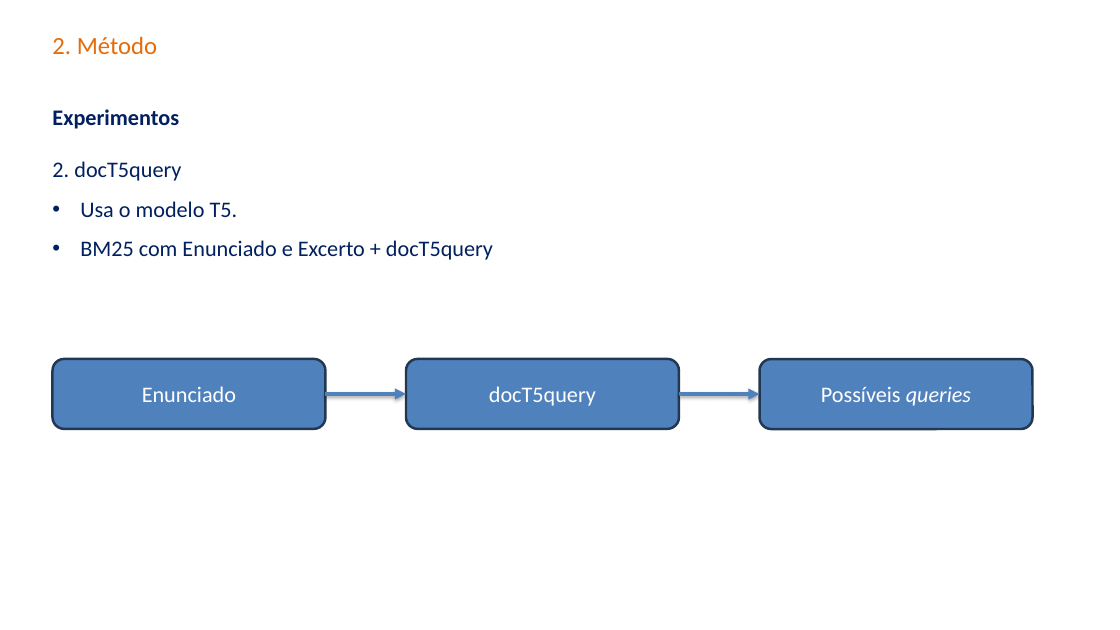
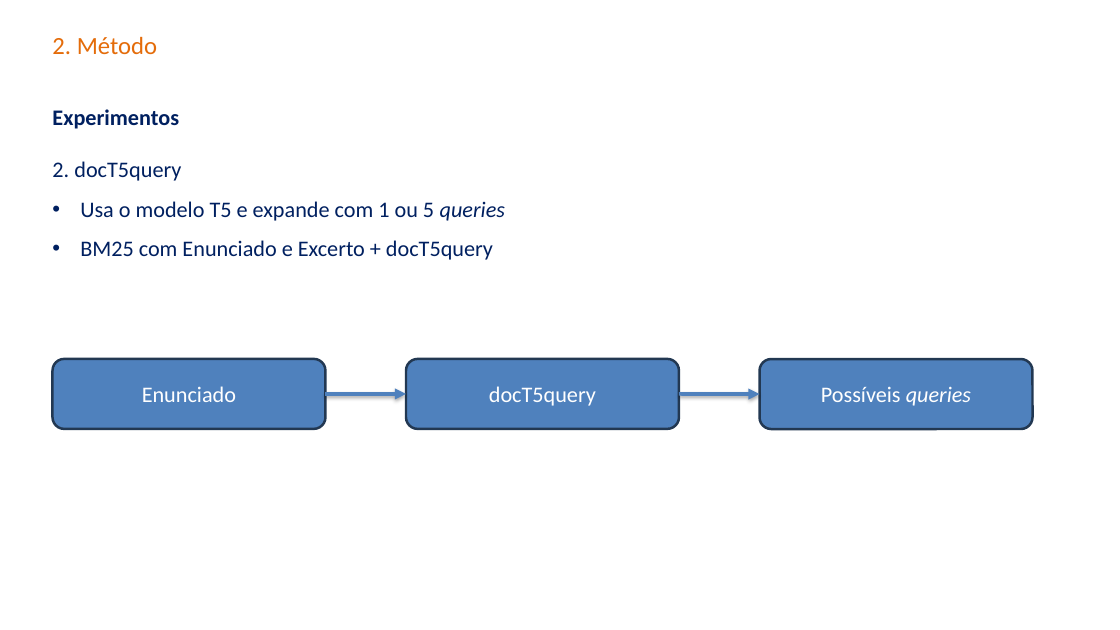
Before and after one commit to carisio/juris_tcu_expansao_doc, a slide deck: slide 21 of projeto_final/Apresentação.pptx (slide 22 before the commit). Drawn at 1120x630 pixels with LibreOffice and Linux fonts; fonts in the diff are those of the drawing; background and template pictures are left out. Boxes give left, top, right and bottom in pixels: in the first picture for what was removed or moved away, otherwise in the second. Text is boxed around its words. In the diff, an @@ line names an element or a change of style, - is before the commit and + after.

```diff
--- a/projeto_final/Apresentação.pptx
+++ b/projeto_final/Apresentação.pptx
@@ text at box(80, 201, 505, 221): text changed @@
-• Usa o modelo T5.
+• Usa o modelo T5 e expande com 1 ou 5 queries
```
Also in this commit, not shown: 16 other slides changed, 1 slide added, 1 slide removed, 1 other file.
